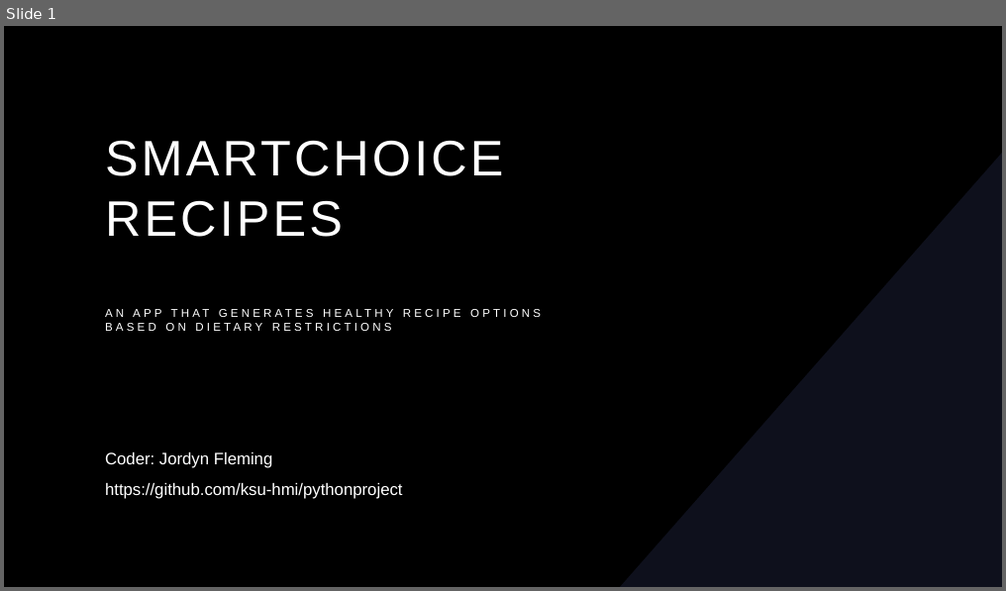
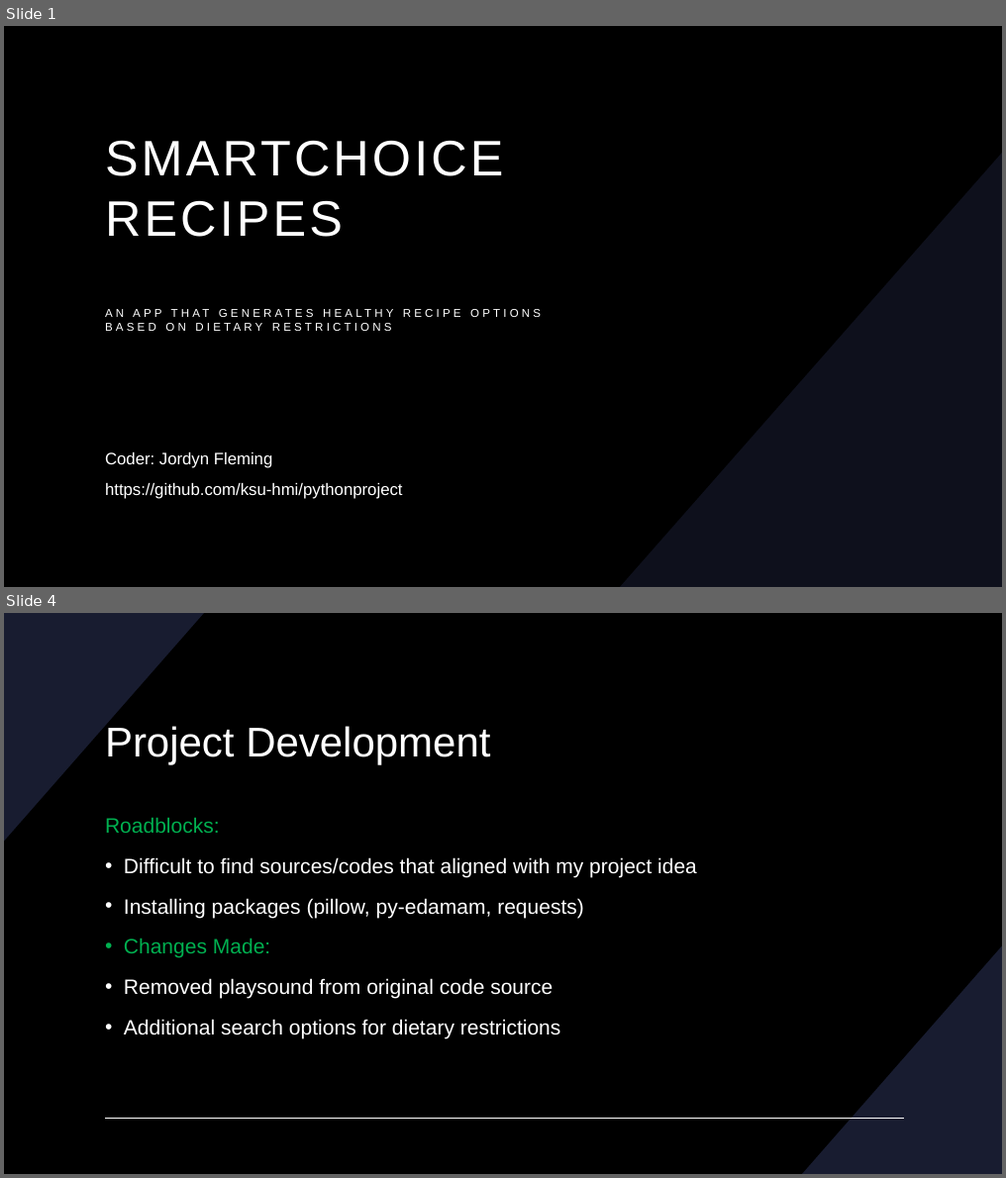
Before and after one commit to ksu-hmi/pythonproject, a slide deck: SmartChoiceRecipes.pptx. Shown one above the other, each under a label of ours: slide 1 before the commit, slides 1 and 4 after it; the slides between them are not shown. The pictures are 1006x591 and 1006x1178 pixels, drawn with LibreOffice and Linux fonts; fonts in the diff are those of the drawing; background and template pictures are left out. Boxes give left, top, right and bottom in pixels: in the first picture for what was removed or moved away, otherwise in the second. Text is boxed around its words. In the diff, an @@ line names an element or a change of style, - is before the commit and + after.

```diff
--- a/SmartChoiceRecipes.pptx
+++ b/SmartChoiceRecipes.pptx
@@ slide 4 added at [4, 613, 1002, 1174], background #000000 @@
@@ freeform shape added at [4, 613, 204, 842], fill #181C30 @@
@@ title added at [105, 723, 490, 764], 40 pt, text #FFFFFF @@
+Project Development
@@ text added at [105, 817, 697, 1039], 20 pt, text #FFFFFF @@
+Roadblocks:
+• Difficult to find sources/codes that aligned with my project idea
+• Installing packages (pillow, py-edamam, requests)
+• Changes Made:
+• Removed playsound from original code source
+• Additional search options for dietary restrictions
@@ freeform shape added at [802, 947, 1002, 1174], fill #181C30 @@
@@ line added from (105, 1118) to (904, 1118), #FFFFFF 1 pt @@
```
Also in this commit, not shown: 5 other slides added.
